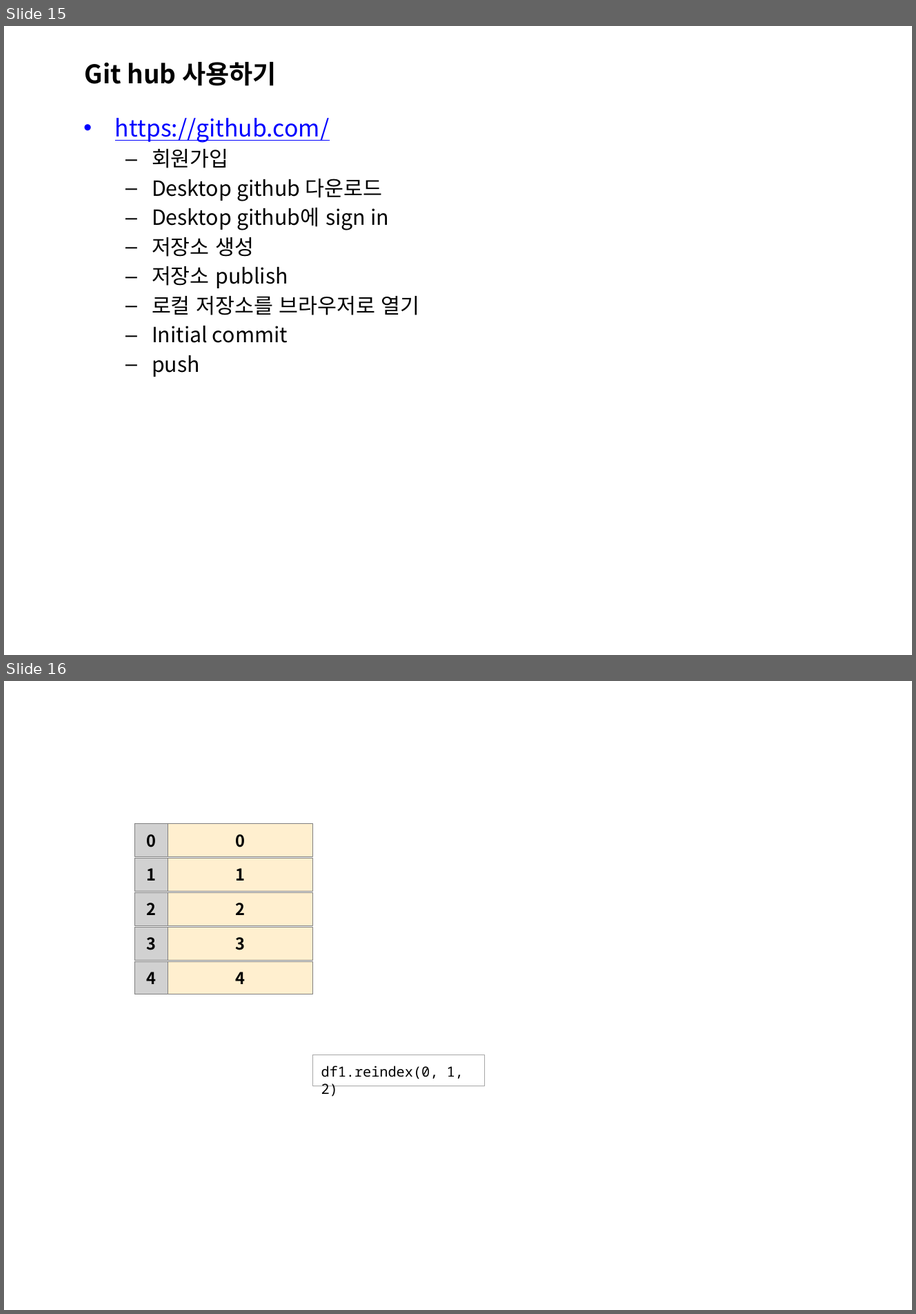
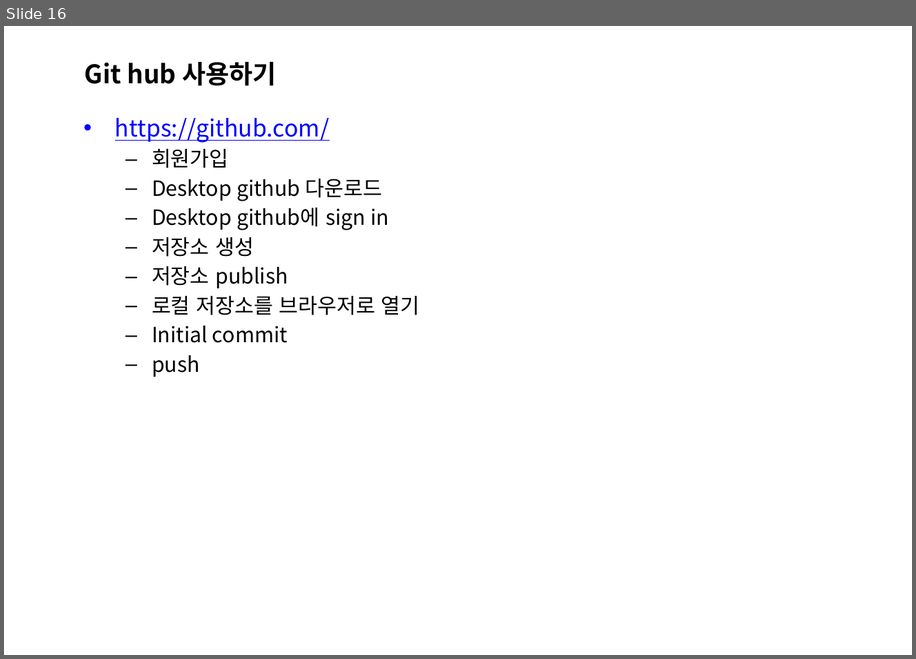
Before and after one commit to sulheebaek/DAPython, a slide deck: 한2018_파이썬을 활용한 데이터 분석_강의개요.pptx. Shown one above the other, each under a label of ours: slides 15 and 16 before the commit, slide 16 after it. The pictures are 916x1314 and 916x659 pixels, drawn with LibreOffice and Linux fonts; fonts in the diff are those of the drawing; background and template pictures are left out. Boxes give left, top, right and bottom in pixels: in the first picture for what was removed or moved away, otherwise in the second. Text is boxed around its words. In the diff, an @@ line names an element or a change of style, - is before the commit and + after.

```diff
--- a/한2018_파이썬을 활용한 데이터 분석_강의개요.pptx
+++ b/한2018_파이썬을 활용한 데이터 분석_강의개요.pptx
@@ slide 16 removed at (4,681,912,1310), background picture (left out) @@
@@ rectangle removed at (135,824,168,856) @@
-0
@@ rectangle removed at (168,824,312,856) @@
-0
@@ rectangle removed at (135,858,168,891) @@
-1
@@ rectangle removed at (168,858,312,891) @@
-1
@@ rectangle removed at (135,892,168,925) @@
-2
@@ rectangle removed at (168,892,312,925) @@
-2
@@ rectangle removed at (135,927,168,959) @@
-3
@@ rectangle removed at (168,927,312,959) @@
-3
@@ rectangle removed at (135,961,168,994) @@
-4
@@ rectangle removed at (168,961,312,994) @@
-4
@@ rectangle removed at (312,1055,484,1086) @@
-df1.reindex(0, 1, 2)
@@ what was slide 15 is now slide 16 @@
```
Also in this commit, not shown: 1 slide changed, 1 slide added.
